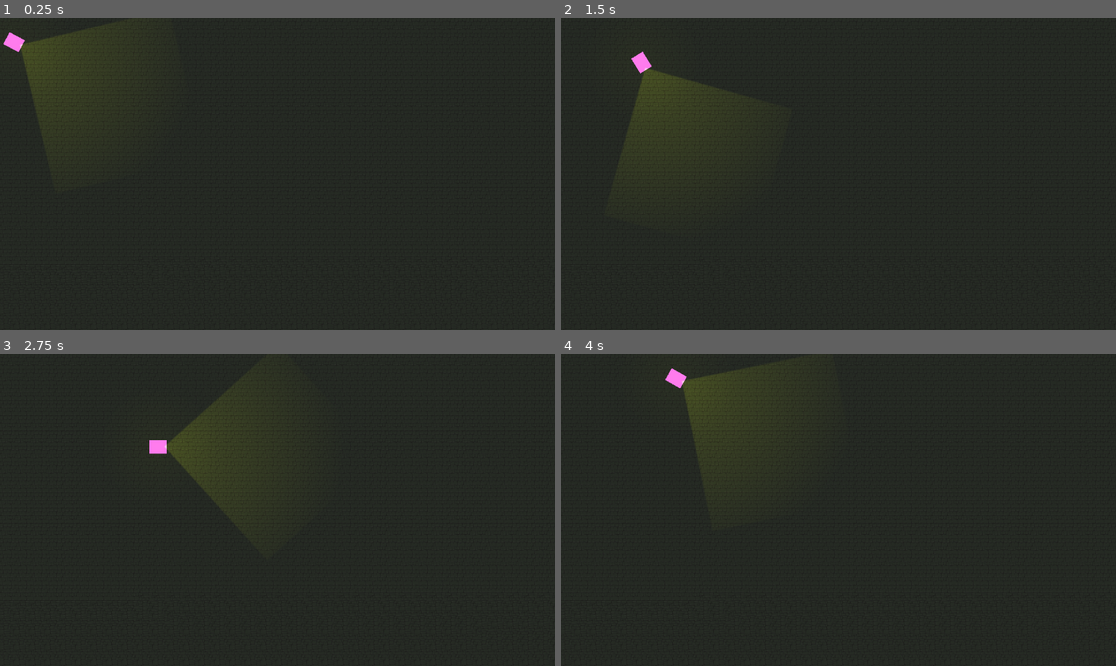
Above: before the commit, frames 1-4 (two rows, left to right).
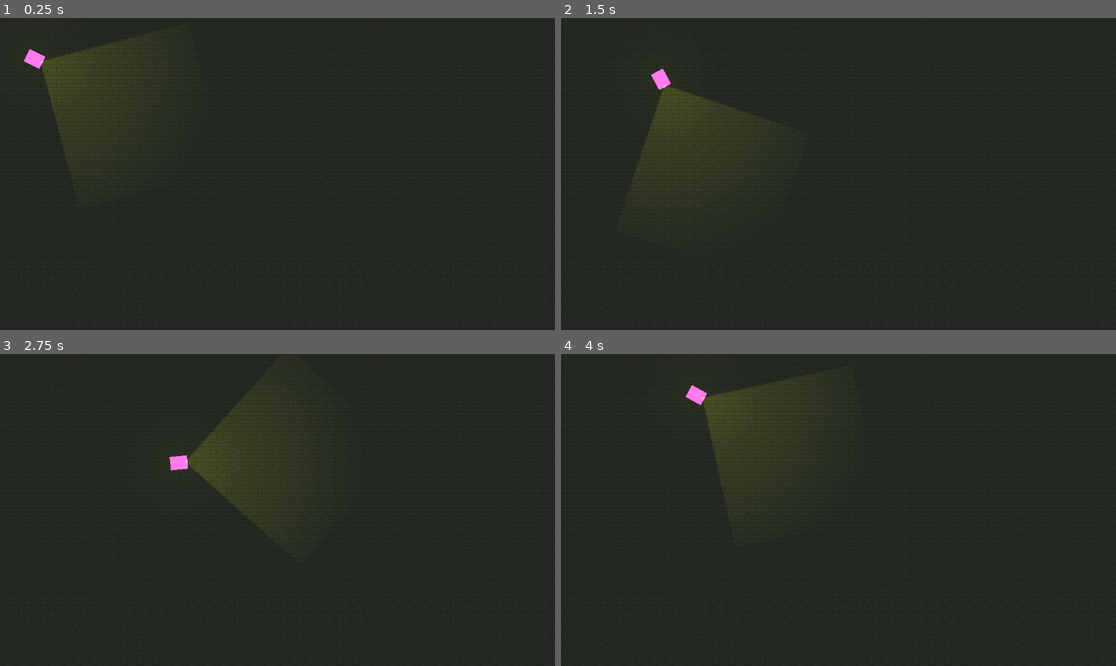
Above: after the commit, the same moments.

Repository: Nicky-Leung/NoiseJam3
Game: Godot game, scene res://scenes/main.tscn
Two runs of this game, one before a commit and one after it. Both use one fixed random seed, a clock stepped at 60 frames per second and the inputs below. Before the commit the project has no main scene; this scene is started directly in both runs.
Inputs (mouse positions are in pixels of both pictures, inside the frame that each line leads up to):
- Up to frame 1 (0.25 s): no input
- Up to frame 2 (1.5 s): tap Enter at 0.5 s; move the mouse to (960, 158) at 0.52 s; hold D (move_right) 0.53-1.28 s; move the mouse to (727, 189) at 1.27 s; hold S (move_down) from 1.28 s (still down)
- Up to frame 3 (2.75 s): move the mouse to (333, 441) at 2.02 s; release S (move_down) at 2.03 s; hold D (move_right) from 2.03 s (still down)
- Up to frame 4 (4 s): move the mouse to (810, 572) at 2.77 s; release D (move_right) at 2.78 s; hold W (move_up) 2.78-3.53 s; move the mouse to (1005, 556) at 3.52 s; hold A (move_left) from 3.53 s (still down)

The runs differ from the first frame. In frame 1, 0.6% of the frame differs, in the area x 0-14%, y 4-23%; in frame 2, 0.6%; in frame 3, 0.7%, in the area x 26-40%, y 16-39%; in frame 4, 0.6%.

Commit message:
change file layout

Diff:
--- a/project.godot
+++ b/project.godot
@@ -11,7 +11,7 @@
 [application]
 
 config/name="NoiseJam3"
-run/main_scene="res://main.tscn"
+run/main_scene="uid://ch6nrwk2usqw"
 config/features=PackedStringArray("4.6", "GL Compatibility")
 config/icon="res://icon.svg"
 
--- a/scenes/main.tscn
+++ b/scenes/main.tscn
@@ -1,16 +1,12 @@
 [gd_scene format=3 uid="uid://ch6nrwk2usqw"]
 
-[ext_resource type="PackedScene" uid="uid://dkag3nwr7uqd8" path="res://player.tscn" id="1_ig7tw"]
-[ext_resource type="PackedScene" uid="uid://bmjirkge4y6p8" path="res://tilemap.tscn" id="2_0xm2m"]
+[ext_resource type="PackedScene" uid="uid://dkag3nwr7uqd8" path="res://scenes/player.tscn" id="1_ig7tw"]
+[ext_resource type="PackedScene" uid="uid://bmjirkge4y6p8" path="res://scenes/tilemap.tscn" id="2_0xm2m"]
 
 [node name="Main" type="Node" unique_id=1616083330]
 
+[node name="Player" parent="." unique_id=2059054947 instance=ExtResource("1_ig7tw")]
+position = Vector2(61, 64)
+
 [node name="TileMapLayer" parent="." unique_id=694493410 instance=ExtResource("2_0xm2m")]
 z_index = -1
-
-[node name="Player" parent="." unique_id=2059054947 instance=ExtResource("1_ig7tw")]
-position = Vector2(19, 29)
-
-[node name="DirectionalLight2D" type="DirectionalLight2D" parent="." unique_id=1023332266]
-color = Color(0, 0, 0, 1)
-energy = 5.04
--- a/scenes/tilemap.tscn
+++ b/scenes/tilemap.tscn
@@ -1,6 +1,6 @@
 [gd_scene format=4 uid="uid://bmjirkge4y6p8"]
 
-[ext_resource type="Texture2D" uid="uid://cn1v1brvy4kf6" path="res://mainlevbuild.png" id="1_1i3gi"]
+[ext_resource type="Texture2D" uid="uid://cn1v1brvy4kf6" path="res://assets/tileset/mainlevbuild.png" id="1_1i3gi"]
 
 [sub_resource type="TileSetAtlasSource" id="TileSetAtlasSource_nsmjb"]
 texture = ExtResource("1_1i3gi")
